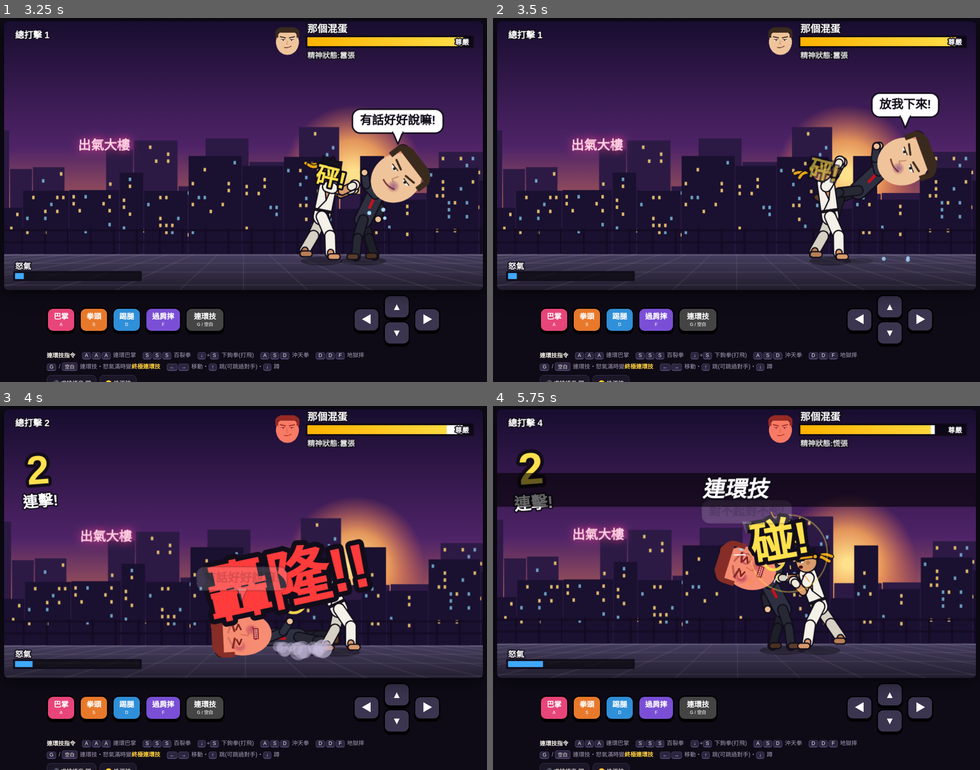
Above: before the commit, frames 1-4 (two rows, left to right).
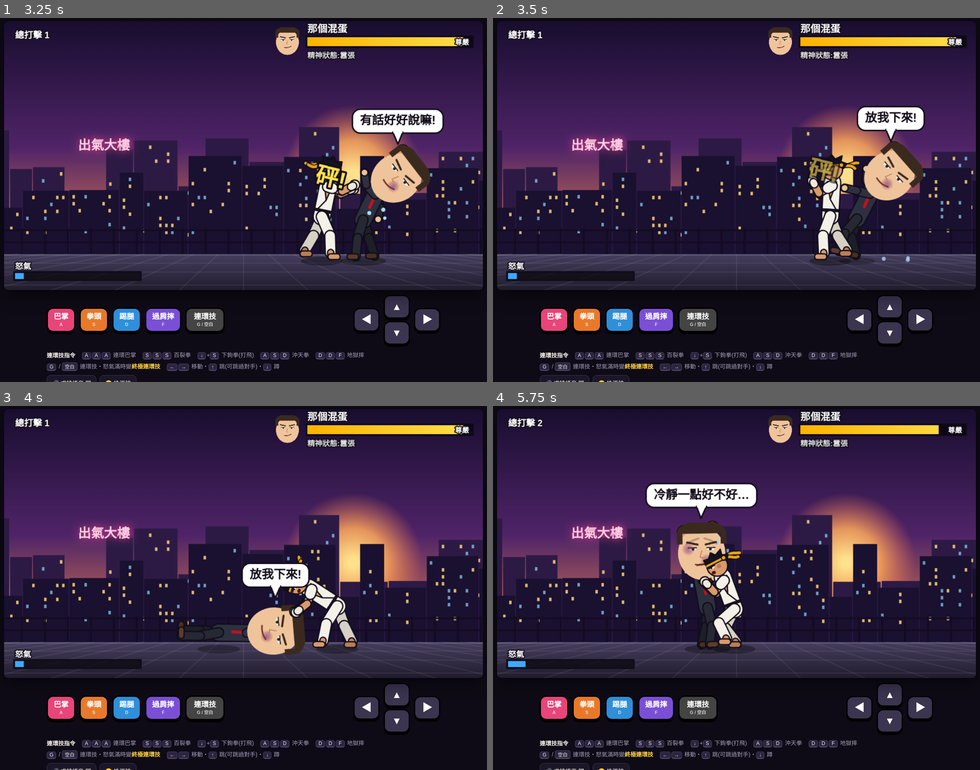
Above: after the commit, the same moments.

Repository: timemap26-sudo/asshole-fighter
Game: browser game, page index.html
Two runs of this game, one before a commit and one after it. Both use one fixed random seed, a clock stepped at 60 frames per second and the inputs below.
Inputs (mouse positions are in pixels of both pictures, inside the frame that each line leads up to):
- Up to frame 1 (3.25 s): click (243, 156) at 0.27 s; hold D 1.03-1.53 s; click (253, 272) at 1.27 s; tap Z at 1.52 s; hold S 1.58-1.85 s; hold A 1.9-2.47 s; click "開打!" at 2.02 s; tap X at 2.27 s; hold D 2.52-3.18 s; click "過肩摔 F" at 2.77 s; tap F at 3.02 s; hold A from 3.23 s (still down)
- Up to frame 2 (3.5 s): keep holding A; right-click (712, 167) at 3.33 s
- Up to frame 3 (4 s): click "▼" at 3.52 s; release A at 3.67 s; hold S from 3.72 s (still down); tap G at 3.77 s
- Up to frame 4 (5.75 s): release S at 4.05 s; hold D 4.1-4.6 s; click "▲" at 4.27 s; tap C at 4.52 s; hold S 4.65-4.92 s; hold A 4.97-5.53 s; click "連環技 G / 空白" at 5.02 s; tap V at 5.27 s; hold D from 5.58 s (still down)

Frame 1 is identical in both runs. In frame 2, 4.6% of the frame differs, in the area x 61-92%, y 20-68%; in frame 3, 12%; in frame 4, 19%, in the area x 0-100%, y 2-74%.

Commit message:
過肩摔改成真的過肩摔：抓住對手的手、轉身扛上肩，從肩膀上翻過去摔到另一邊
Co-Authored-By: Claude Opus 5.5 <noreply@anthropic.com>
Claude-Session: https://claude.ai/code/session_01TA4HLgVxL7j6r2wrzmBqcn

Diff:
--- a/game.js
+++ b/game.js
@@ -284,6 +284,10 @@
 const GRAB        = [0.25, 0.0, 1.3, 0.3, 1.45, 0.2, -0.45, -0.1, 0.45, -0.4];
 const LIFT        = [-0.3, -0.3, 3.0, 0.1, 3.1, 0.05, -0.3, -0.2, 0.4, -0.4];
 const SLAM        = [-0.45, -0.2, 4.1, 0.2, 4.2, 0.1, -0.2, -0.3, 0.6, -0.6];
+// 過肩摔: pull the wrist in, turn your back, load him on the shoulder, bend over and flip him
+const SEOI_PULL   = [-0.1, 0.05, 1.0, 1.7, 1.1, 1.6, -0.45, -0.1, 0.3, -0.3];
+const SEOI_LOAD   = [0.35, 0.1, 0.5, 1.9, 0.7, 1.7, 0.45, -1.1, 0.85, -1.3];
+const SEOI_TOSS   = [1.0, 0.25, 0.4, 0.5, 0.3, 0.6, -0.35, -0.1, 0.55, -0.35];
 const PILE_LAND   = [0.3, 0.2, 2.2, 0.4, 2.3, 0.3, -0.9, -0.9, 1.2, -2.0];
 const JUMP        = [0.15, -0.15, 2.3, 0.9, 2.0, 1.0, 0.5, -1.7, 1.3, -1.9];
 const FALL        = [0.05, -0.05, 1.9, 0.7, 1.7, 0.8, 0.1, -0.6, 0.7, -0.9];
@@ -338,7 +342,7 @@
   slap:  { dur: 0.32, reach: 72, hits: [HIT(0.13, 'slap', 4, 140)] },
   punch: { dur: 0.32, reach: 84, hits: [HIT(0.11, 'punch', 6, 240)] },
   kick:  { dur: 0.46, reach: 110, hits: [HIT(0.19, 'kick', 8, 430, { stun: 0.55 })] },
-  throw: { dur: 1.0, reach: 64, grab: 'throw', frames: [[0, STANCE], [0.15, GRAB], [0.45, LIFT], [0.75, SLAM], [1.0, STANCE]] },
+  throw: { dur: 1.15, reach: 64, grab: 'throw', frames: [[0, STANCE], [0.15, GRAB], [0.3, SEOI_PULL], [0.45, SEOI_LOAD], [0.6, SEOI_LOAD], [0.85, SEOI_TOSS], [1.15, STANCE]] },
   slapRush: { title: '連環巴掌', dur: 1.0, reach: 72, hits: [] },
   punchRush: { title: '百裂拳', dur: 1.05, reach: 84, hits: [] },
   uppercut: { title: '下鉤拳', dur: 0.62, reach: 86, hits: [HIT(0.16, 'upper', 12, 560, { ky: 1250, stun: 0.6 })] },
@@ -716,32 +720,96 @@
     if (O.state !== 'grabbed') P.f = Math.sign(O.x - P.x) || P.f;
   }
 }
+const mix2 = (a, b, k) => [a[0] + (b[0] - a[0]) * k, a[1] + (b[1] - a[1]) * k];
+/* two-bone IK: bend the opponent's front arm so its hand lands on world point H, shoulder at world point S */
+function reachArm(E, D, S, H) {
+  let dx = (H[0] - S[0]) * E.f, dy = H[1] - S[1];
+  const r0 = E.bodyRot || 0, c = Math.cos(-r0), s = Math.sin(-r0);
+  [dx, dy] = [dx * c - dy * s, dx * s + dy * c];
+  const l1 = D.ua, l2 = D.fa, r = clamp(Math.hypot(dx, dy), Math.abs(l1 - l2) + 1, l1 + l2 - 0.01);
+  const dir = Math.atan2(dx, dy);
+  const a = Math.acos(clamp((l1 * l1 + r * r - l2 * l2) / (2 * l1 * r), -1, 1));
+  const b = Math.acos(clamp((l1 * l1 + l2 * l2 - r * r) / (2 * l1 * l2), -1, 1));
+  E.pose[4] = dir + a; E.pose[5] = -(Math.PI - b);
+}
+/* place a held body so that its shoulder sits on world point S */
+function hangFromShoulder(E, D, S) {
+  E.hold = { x: 0, y: 0 };
+  const J0 = solveBody(E, D);
+  let lift = 0; // never sink through the floor
+  for (const k of ['fB', 'fF', 'kB', 'kF', 'hip', 'neck']) lift = Math.max(lift, S[1] - J0.sh[1] + J0[k][1] + 8 - GY);
+  lift = Math.max(lift, S[1] - J0.sh[1] + J0.head[1] + D.headR * 0.55 - GY);
+  E.hold = { x: S[0] - J0.sh[0], y: S[1] - J0.sh[1] - lift };
+}
+/* where his shoulder ends up when he lies on his back with his hip at x */
+function lyingShoulder(x) {
+  const save = { x: O.x, h: O.h, hold: O.hold, rot: O.bodyRot, pose: O.pose };
+  Object.assign(O, { x, h: 0, hold: null, bodyRot: -Math.PI / 2, pose: LYING });
+  const sh = solveBody(O, OD).sh;
+  Object.assign(O, { x: save.x, h: save.h, hold: save.hold, bodyRot: save.rot, pose: save.pose });
+  return sh;
+}
+/* 過肩摔 (seoi-nage): grab his wrist, pull, turn your back, load him over your shoulder, flip him to the other side */
+function seoiNage(A, t) {
+  const f = A.f, jit = () => (Math.random() - 0.5) * 0.25;
+  let body = lerpPose(O.pose, AIR, 0.25).map((v, i) => (i > 1 ? v + jit() : v));
+  if (t < 0.3) { // pulled in by the wrist, stumbling toward you
+    P.f = f;
+    O.hold = null; O.bodyRot = lerp(O.bodyRot, -0.25, 0.3);
+    O.x += (P.x + f * 58 - O.x) * 0.25;
+    O.pose = lerpPose(O.pose, HURT2, 0.3);
+    P.J = solveBody(P, PD);
+    const J0 = solveBody(O, OD);
+    reachArm(O, OD, J0.sh, P.J.hF);
+    A.s0 = J0.sh;
+    return;
+  }
+  // turn in: your back to him, his arm over your shoulder
+  P.f = -f;
+  if (A.landX == null) A.landX = clamp(P.x - f * 240, 62, W - 62);
+  P.J = solveBody(P, PD);
+  const shTop = [P.J.sh[0] + f * 10, P.J.sh[1] - 12];
+  let S, rot;
+  if (t < 0.45) {
+    const k = ease((t - 0.3) / 0.15);
+    S = mix2(A.s0, shTop, k); rot = lerp(-0.25, 0.5, k);
+  } else if (t < 0.85) {
+    const u = (t - 0.45) / 0.4;
+    rot = 0.5 + (Math.PI * 1.5 - 0.5) * ease(u);
+    const ground = lyingShoulder(A.landX), k2 = ease(clamp((u - 0.55) / 0.45, 0, 1));
+    S = mix2(shTop, ground, k2);
+    body = lerpPose(body, LYING, k2);
+  }
+  if (t < 0.85) {
+    O.bodyRot = rot;
+    O.pose = body;
+    hangFromShoulder(O, OD, S);
+    reachArm(O, OD, S, P.J.hF);
+    return;
+  }
+  // slam — flat on his back on the far side, head toward you
+  A.done = true; O.hold = null;
+  O.x = A.landX; O.h = 0; O.vx = -f * 40; O.vy = 0;
+  O.bodyRot = -Math.PI / 2; O.state = 'down'; O.st = 1.0;
+  landFx(1.5);
+  applyHit(16, 'slam', -f);
+}
 function updateGrab(A, m) {
   const t = A.t, f = P.f;
   if (!A.checked && t >= 0.15) {
     A.checked = true;
     const dx = (O.x - P.x) * f;
     if (dx > -10 && dx < m.reach + 40 && O.h < 40 && (O.state === 'idle' || O.state === 'hit')) {
-      A.grabbed = true; O.state = 'grabbed'; O.vx = O.vy = 0; O.f = -f; O.h = 0;
+      A.grabbed = true; A.f = f; O.state = 'grabbed'; O.vx = O.vy = 0; O.f = -f; O.h = 0;
       SFX.grab();
       const line = pick(GRAB_LINES); setBubble(line, true); speak(line, 0.8, true);
     }
   }
   if (!A.grabbed || A.done) { if (m.grab === 'pile') P.h = 0; return; }
+  if (m.grab === 'throw') { seoiNage(A, t); return; }
   const jit = () => (Math.random() - 0.5) * 0.3;
   O.pose = lerpPose(O.pose, AIR, 0.25).map((v, i) => (i > 1 ? v + jit() : v));
-  if (m.grab === 'throw') {
-    const e = ease(clamp((t - 0.2) / 0.55, 0, 1)), phi = e * Math.PI;
-    O.hold = { x: P.x + f * Math.cos(phi) * 60, y: GY - 100 - Math.sin(phi) * 105 };
-    O.bodyRot = -e * Math.PI * 1.4;
-    if (t >= 0.75) {
-      A.done = true; O.hold = null;
-      O.x = clamp(P.x - f * 80, 62, W - 62); O.h = 0; O.vx = -f * 80; O.vy = 0;
-      O.f = f; O.bodyRot = -Math.PI / 2; O.state = 'down'; O.st = 1.0; O.pose = LYING.slice();
-      landFx(1.4);
-      applyHit(15, 'slam', -f);
-    }
-  } else {
+  {
     const l = ease(clamp((t - 0.2) / 0.3, 0, 1));
     P.h = t < 0.25 ? 0 : t < 0.6 ? 170 * easeOut((t - 0.25) / 0.35) : t < 0.9 ? 170 * (1 - Math.pow((t - 0.6) / 0.3, 2)) : 0;
     O.bodyRot = Math.PI * l;
